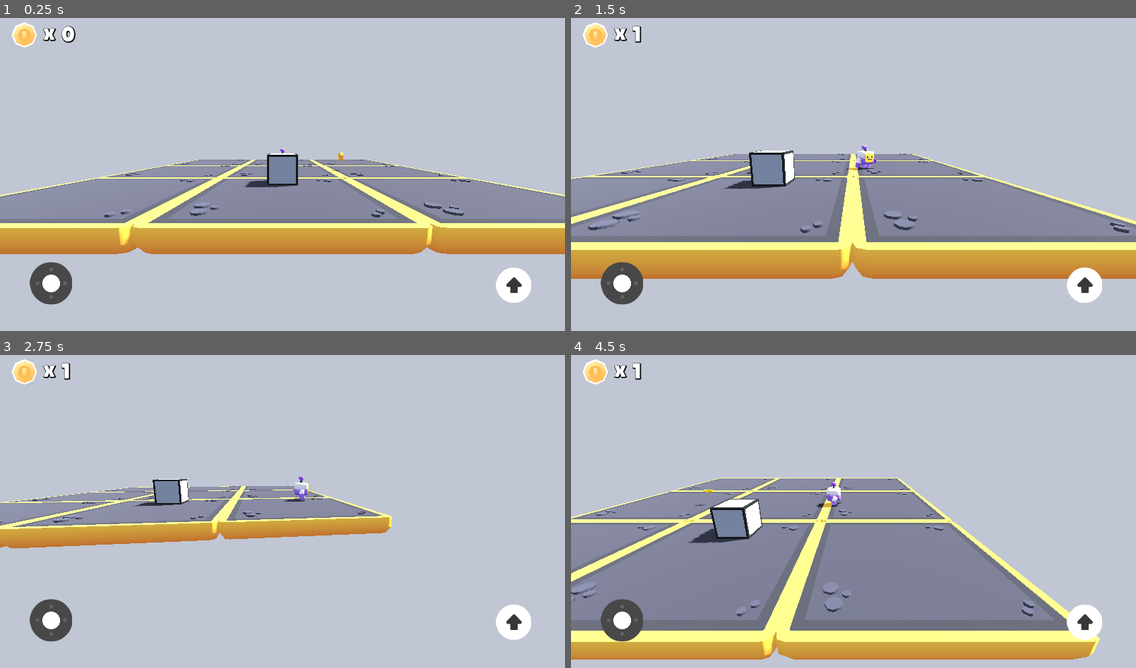
Above: before the commit, frames 1-4 (two rows, left to right).
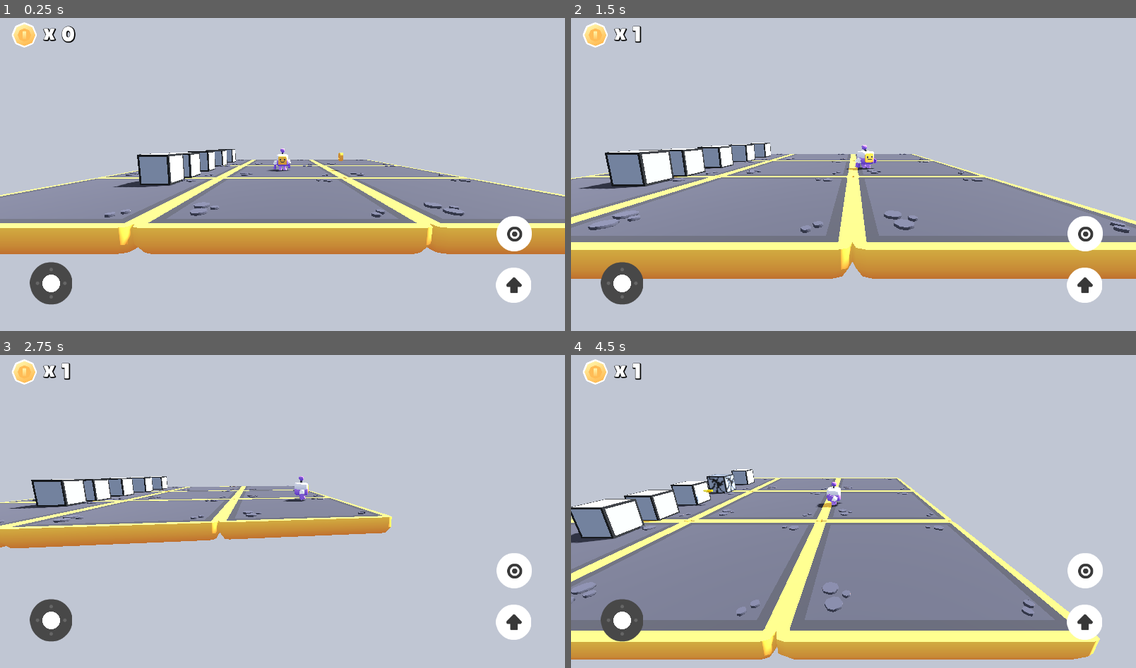
Above: after the commit, the same moments.

Repository: OliCunnington/mammoth_interactive_godot_advanced
Game: Godot game, scene res://new features/scenes/MainGame.tscn
Same seed, same stepped clock (60 frames per second), same inputs: the game is played once before the commit and once after it.
Inputs (mouse positions are in pixels of both pictures, inside the frame that each line leads up to):
- Up to frame 1 (0.25 s): no input
- Up to frame 2 (1.5 s): move the mouse to (977, 155) at 0.52 s; hold D (move_right) 0.53-1.28 s; tap Q (shoot) at 0.6 s; click (977, 155) at 0.67 s; tap Space (jump) at 0.77 s; move the mouse to (740, 187) at 1.27 s; hold S (move_back) from 1.28 s (still down); tap Down (camera_down) at 1.35 s
- Up to frame 3 (2.75 s): tap Space (jump) at 1.52 s; tap Q (shoot) at 1.55, 2.3 s; move the mouse to (339, 439) at 2.02 s; release S (move_back) at 2.03 s; hold D (move_right) from 2.03 s (still down); tap Left (camera_left) at 2.1 s
- Up to frame 4 (4.5 s): move the mouse to (825, 574) at 2.77 s; release D (move_right) at 2.78 s; hold W (move_forward) 2.78-3.53 s; tap Right (camera_right) at 2.85 s; click (825, 574) at 2.92 s; tap Space (jump) at 3.02, 3.77 s; tap Q (shoot) at 3.05, 3.8, 4.35 s; move the mouse to (1023, 558) at 3.52 s; hold A (move_left) from 3.53 s (still down); tap Up (camera_up) at 3.6 s; move the mouse to (684, 461) at 4.27 s

The runs differ from the first frame. In frame 1, 2.4% of the frame differs, in the area x 20-95%, y 41-75%; in frame 2, 3.6%; in frame 3, 2.6%; in frame 4, 3.7%, in the area x 0-95%, y 36-75%.

Commit message:
moved added different boxes

Diff:
--- a/new features/scenes/MainGame.tscn
+++ b/new features/scenes/MainGame.tscn
@@ -15,6 +15,7 @@
 [ext_resource type="Texture2D" uid="uid://0077au5j6qot" path="res://kenney_onscreen-controls/Sprites/flat-light/flatLight09.png" id="10_8asyj"]
 [ext_resource type="Texture2D" uid="uid://6l6ur33nbhy6" path="res://kenney_onscreen-controls/Sprites/flat-light/flatLight24.png" id="11_sgl26"]
 [ext_resource type="Script" path="res://new features/scripts/destructable_wall.gd" id="15_d5n46"]
+[ext_resource type="Texture2D" uid="uid://op46atyixvyf" path="res://kenney_onscreen-controls/Sprites/flat-light/flatLight46.png" id="15_uwp5n"]
 [ext_resource type="Texture2D" uid="uid://m3s7gq03oo1p" path="res://new features/models/Destructable wall_0.png" id="16_7mnqf"]
 
 [sub_resource type="StandardMaterial3D" id="StandardMaterial3D_fkkar"]
@@ -1129,6 +1130,12 @@
 texture_pressed = ExtResource("11_sgl26")
 action = "jump"
 
+[node name="Button2" type="TouchScreenButton" parent="HUD"]
+position = Vector2(1125, 459)
+texture_normal = ExtResource("15_uwp5n")
+texture_pressed = ExtResource("15_uwp5n")
+action = "shoot"
+
 [node name="DirectionalLight3D" type="DirectionalLight3D" parent="."]
 transform = Transform3D(-0.34202, -0.719846, 0.604023, 0, 0.642788, 0.766044, -0.939693, 0.262003, -0.219846, 0, 0.152547, 0)
 shadow_enabled = true
@@ -1137,7 +1144,7 @@
 environment = SubResource("Environment_eqfos")
 
 [node name="DestructableWall" type="RigidBody3D" parent="."]
-transform = Transform3D(1, 0, 0, 0, 1, 0, 0, 0, 1, 0, 0.508076, 3.5349)
+transform = Transform3D(1, 0, 0, 0, 1, 0, 0, 0, 1, -4.15728, 0.512568, 3.5349)
 axis_lock_linear_x = true
 axis_lock_linear_y = true
 axis_lock_linear_z = true
@@ -1160,7 +1167,106 @@
 transform = Transform3D(1, 0, 0, 0, 1, 0, 0, 0, 1, 0, 0.504116, 0)
 shape = SubResource("BoxShape3D_qrovm")
 
+[node name="DestructableWall2" type="RigidBody3D" parent="."]
+transform = Transform3D(1, 0, 0, 0, 1, 0, 0, 0, 1, -4.15728, 0.512568, 1.9915)
+axis_lock_linear_x = true
+axis_lock_linear_z = true
+axis_lock_angular_x = true
+axis_lock_angular_y = true
+axis_lock_angular_z = true
+contact_monitor = true
+max_contacts_reported = 1
+script = ExtResource("15_d5n46")
+
+[node name="blockbench_export" type="Node3D" parent="DestructableWall2"]
+
+[node name="Node" type="Node3D" parent="DestructableWall2/blockbench_export"]
+
+[node name="cuboid" type="MeshInstance3D" parent="DestructableWall2/blockbench_export/Node"]
+mesh = SubResource("ArrayMesh_6jhtv")
+skeleton = NodePath("")
+
+[node name="CollisionShape3D" type="CollisionShape3D" parent="DestructableWall2"]
+transform = Transform3D(1, 0, 0, 0, 1, 0, 0, 0, 1, 0, 0.504116, 0)
+shape = SubResource("BoxShape3D_qrovm")
+
+[node name="DestructableWall3" type="RigidBody3D" parent="."]
+transform = Transform3D(1, 0, 0, 0, 1, 0, 0, 0, 1, -4.15728, 0.512568, -0.0485833)
+axis_lock_linear_x = true
+axis_lock_linear_z = true
+axis_lock_angular_x = true
+axis_lock_angular_y = true
+axis_lock_angular_z = true
+mass = 5.0
+contact_monitor = true
+max_contacts_reported = 1
+script = ExtResource("15_d5n46")
+
+[node name="blockbench_export" type="Node3D" parent="DestructableWall3"]
+
+[node name="Node" type="Node3D" parent="DestructableWall3/blockbench_export"]
+
+[node name="cuboid" type="MeshInstance3D" parent="DestructableWall3/blockbench_export/Node"]
+mesh = SubResource("ArrayMesh_6jhtv")
+skeleton = NodePath("")
+
+[node name="CollisionShape3D" type="CollisionShape3D" parent="DestructableWall3"]
+transform = Transform3D(1, 0, 0, 0, 1, 0, 0, 0, 1, 0, 0.504116, 0)
+shape = SubResource("BoxShape3D_qrovm")
+
+[node name="DestructableWall4" type="RigidBody3D" parent="."]
+transform = Transform3D(1, 0, 0, 0, 1, 0, 0, 0, 1, -4.15728, 0.512568, -2.46954)
+axis_lock_linear_x = true
+axis_lock_linear_z = true
+axis_lock_angular_x = true
+axis_lock_angular_y = true
+axis_lock_angular_z = true
+mass = 10.0
+contact_monitor = true
+max_contacts_reported = 1
+script = ExtResource("15_d5n46")
+
+[node name="blockbench_export" type="Node3D" parent="DestructableWall4"]
+
+[node name="Node" type="Node3D" parent="DestructableWall4/blockbench_export"]
+
+[node name="cuboid" type="MeshInstance3D" parent="DestructableWall4/blockbench_export/Node"]
+mesh = SubResource("ArrayMesh_6jhtv")
+skeleton = NodePath("")
+
+[node name="CollisionShape3D" type="CollisionShape3D" parent="DestructableWall4"]
+transform = Transform3D(1, 0, 0, 0, 1, 0, 0, 0, 1, 0, 0.504116, 0)
+shape = SubResource("BoxShape3D_qrovm")
+
+[node name="DestructableWall5" type="RigidBody3D" parent="."]
+transform = Transform3D(1, 0, 0, 0, 1, 0, 0, 0, 1, -4.15728, 0.512568, -4.99862)
+axis_lock_linear_x = true
+axis_lock_linear_z = true
+axis_lock_angular_x = true
+axis_lock_angular_y = true
+axis_lock_angular_z = true
+mass = 20.0
+contact_monitor = true
+max_contacts_reported = 1
+script = ExtResource("15_d5n46")
+
+[node name="blockbench_export" type="Node3D" parent="DestructableWall5"]
+
+[node name="Node" type="Node3D" parent="DestructableWall5/blockbench_export"]
+
+[node name="cuboid" type="MeshInstance3D" parent="DestructableWall5/blockbench_export/Node"]
+mesh = SubResource("ArrayMesh_6jhtv")
+skeleton = NodePath("")
+
+[node name="CollisionShape3D" type="CollisionShape3D" parent="DestructableWall5"]
+transform = Transform3D(1, 0, 0, 0, 1, 0, 0, 0, 1, 0, 0.504116, 0)
+shape = SubResource("BoxShape3D_qrovm")
+
 [connection signal="coin_collected" from="NewPlayer" to="HUD" method="_on_coin_collected"]
 [connection signal="body_entered" from="Coin" to="Coin" method="_on_body_entered"]
 [connection signal="move_dir" from="HUD/MovementJoystick" to="NewPlayer" method="_on_move_dir"]
 [connection signal="body_entered" from="DestructableWall" to="DestructableWall" method="_on_body_entered"]
+[connection signal="body_entered" from="DestructableWall2" to="DestructableWall2" method="_on_body_entered"]
+[connection signal="body_entered" from="DestructableWall3" to="DestructableWall3" method="_on_body_entered"]
+[connection signal="body_entered" from="DestructableWall4" to="DestructableWall4" method="_on_body_entered"]
+[connection signal="body_entered" from="DestructableWall5" to="DestructableWall5" method="_on_body_entered"]
Not shown: 1 places in new features/scenes/MainGame.tscn that only renumber resources
